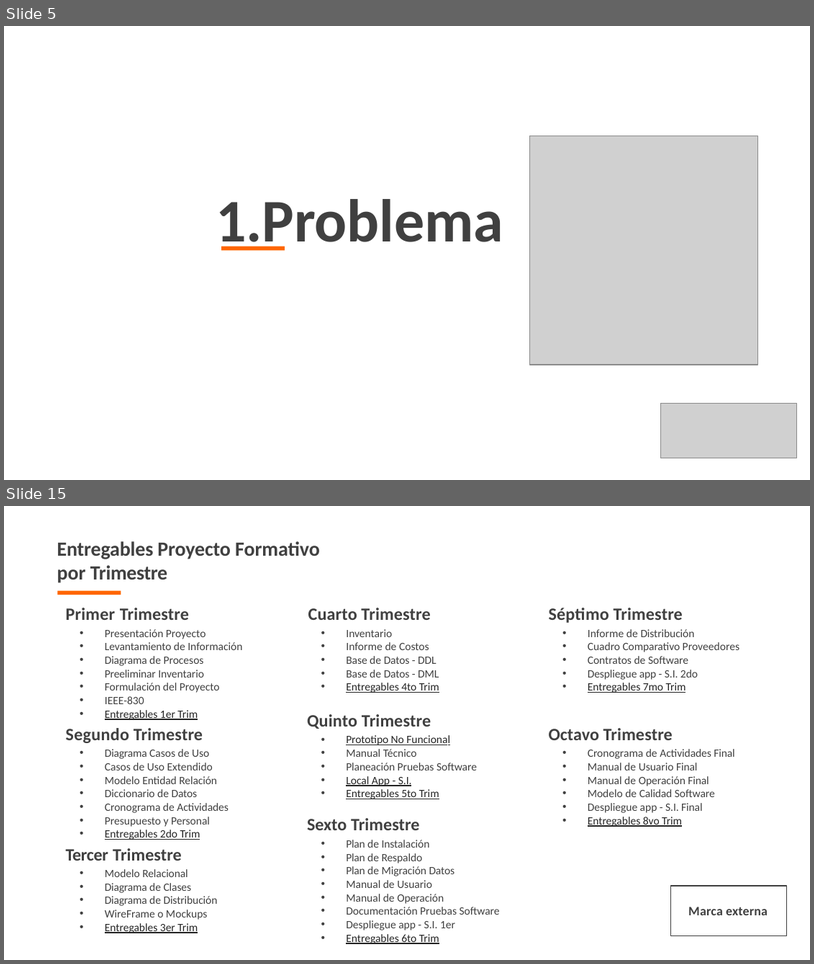
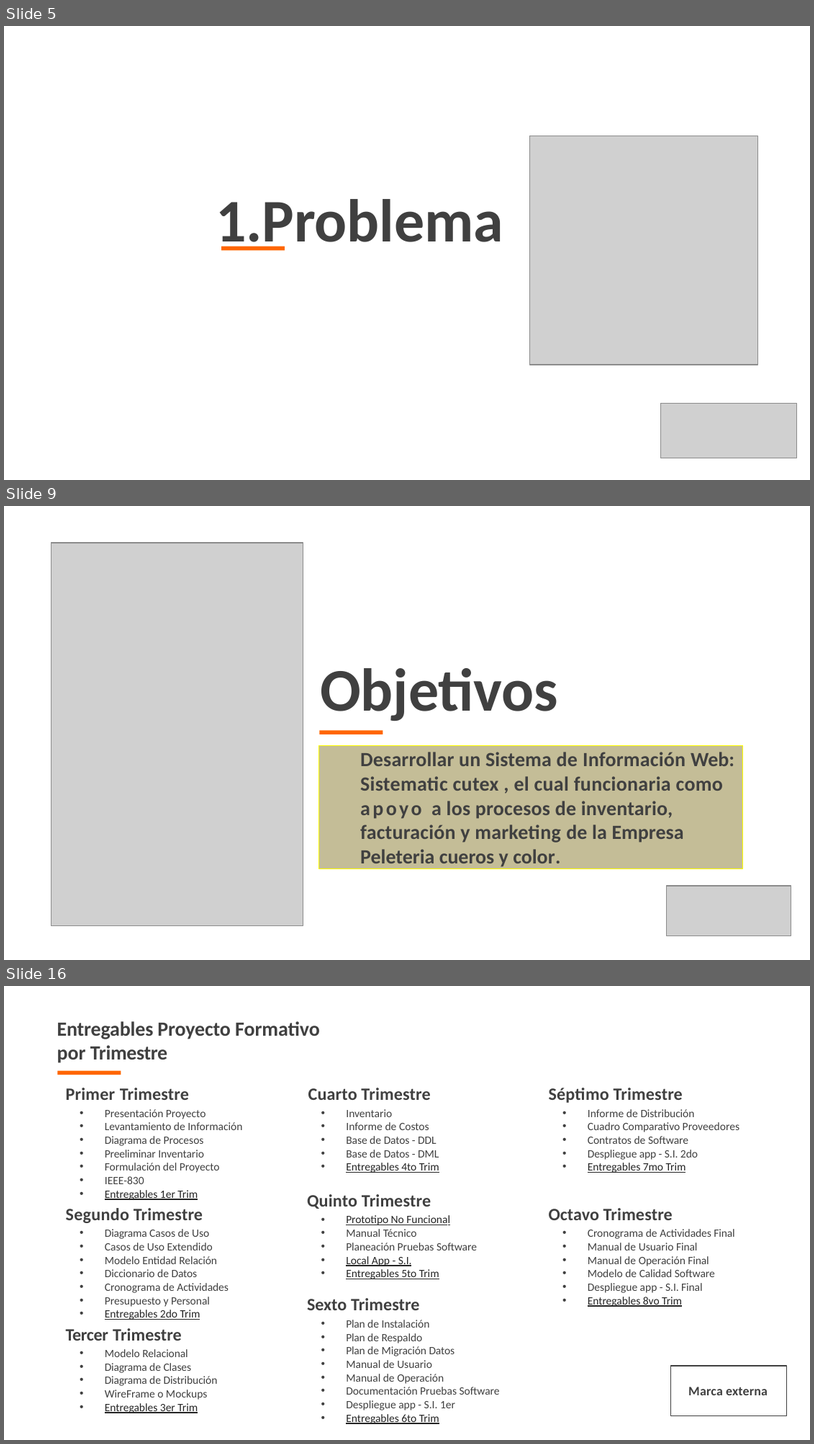
Before and after one commit to kamor31232/Proyecto_adsi, a slide deck: App/app_documentacion/1er_trimestre/1_proyecto/1_1_1_presentacion_proyecto.pptx. Shown one above the other, each under a label of ours: slides 5 and 15 before the commit, slides 5, 9 and 16 after it; the slides between them are not shown. The pictures are 814x964 and 814x1444 pixels, drawn with LibreOffice and Linux fonts; fonts in the diff are those of the drawing; grey boxes stand for pictures; background and template pictures are left out. Boxes give left, top, right and bottom in pixels: in the first picture for what was removed or moved away, otherwise in the second. Text is boxed around its words. In the diff, an @@ line names an element or a change of style, - is before the commit and + after.

```diff
--- a/App/app_documentacion/1er_trimestre/1_proyecto/1_1_1_presentacion_proyecto.pptx
+++ b/App/app_documentacion/1er_trimestre/1_proyecto/1_1_1_presentacion_proyecto.pptx
@@ slide 9 added at [4, 506, 810, 960], background #FFFFFF @@
@@ picture added at [51, 543, 302, 926] @@
@@ title added at [320, 668, 558, 721], 54 pt, text #404040, bold @@
+Objetivos
@@ freeform shape added at [320, 730, 384, 734], fill #FF6600 @@
@@ rectangle added at [319, 746, 743, 869], fill #C4BD97, outline #FFFF00 0.75 pt, 18 pt, text #404040, bold @@
+Desarrollar un Sistema de Información Web: Sistematic cutex , el cual funcionaria como apoyo a los procesos de inventario, facturación y marketing de la Empresa Peleteria cueros y color.
@@ picture added at [667, 885, 791, 935] @@
@@ rectangle added at [671, 886, 787, 936], outline #404040 0.72 pt, 11.5 pt, text #404040, bold @@
+Logo Sistema
@@ what was slide 15 is now slide 16 @@
```
Also in this commit, not shown: 7 slides changed, 2 other slides added, 2 slides removed.
